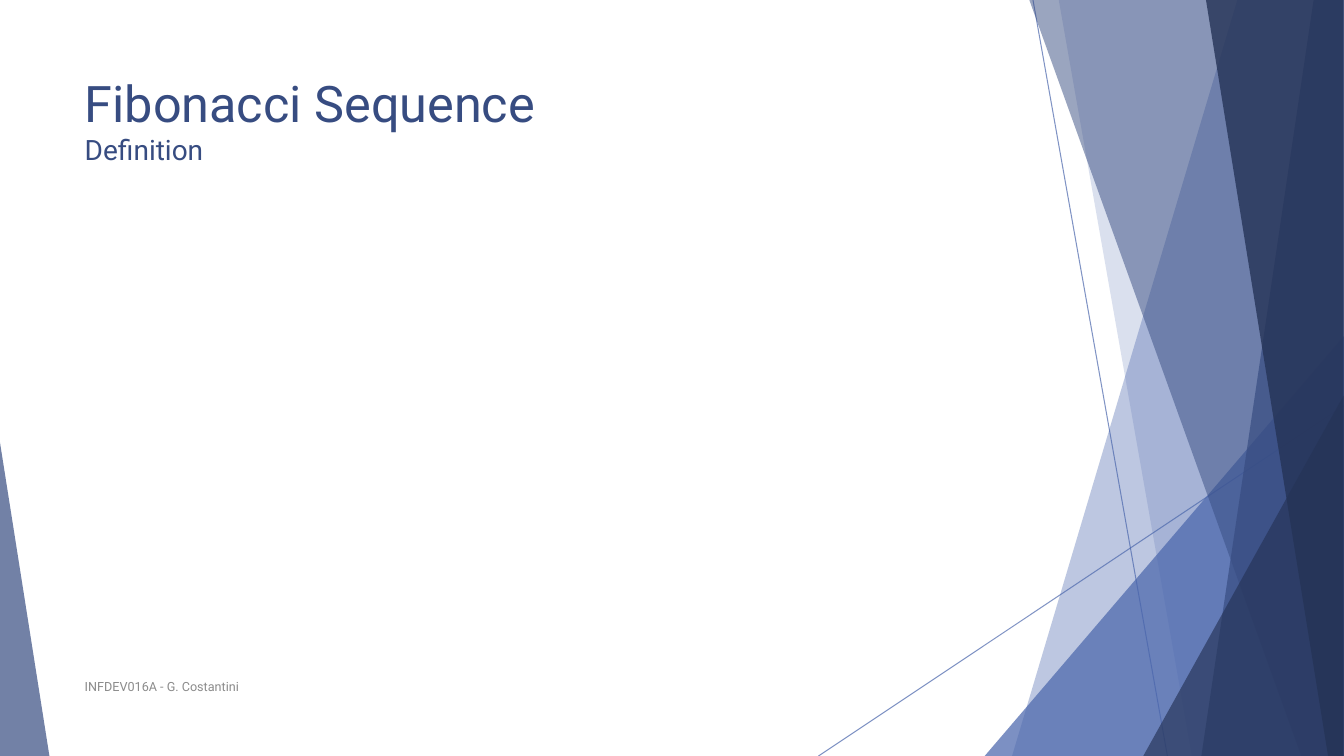
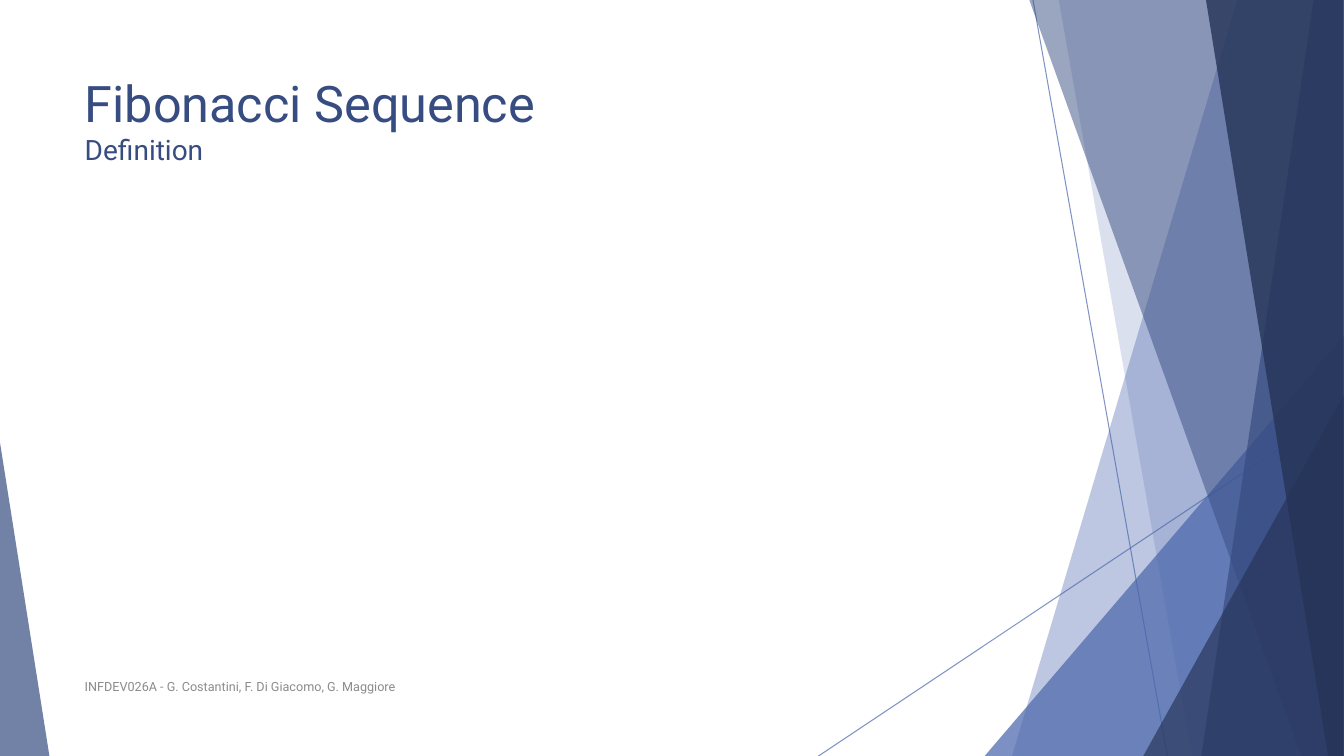
Before and after one commit to polyanos/INFDEV01-6A, a slide deck: slide 5 of Slides/Week 6 - Dynamic Programming, Floyd Warshall.pptx (slide 4 before the commit). Drawn at 1344x756 pixels with LibreOffice and Linux fonts; fonts in the diff are those of the drawing; grey boxes stand for pictures. Boxes give left, top, right and bottom in pixels: in the first picture for what was removed or moved away, otherwise in the second. Text is boxed around its words. In the diff, an @@ line names an element or a change of style, - is before the commit and + after.

```diff
--- a/Slides/Week 6 - Dynamic Programming, Floyd Warshall.pptx
+++ b/Slides/Week 6 - Dynamic Programming, Floyd Warshall.pptx
@@ text at (x1=85, y1=682, x2=395, y2=694): text changed @@
-INFDEV016A - G. Costantini
+INFDEV026A - G. Costantini, F. Di Giacomo, G. Maggiore
```
Also in this commit, not shown: 10 other slides changed, 2 slides added.
